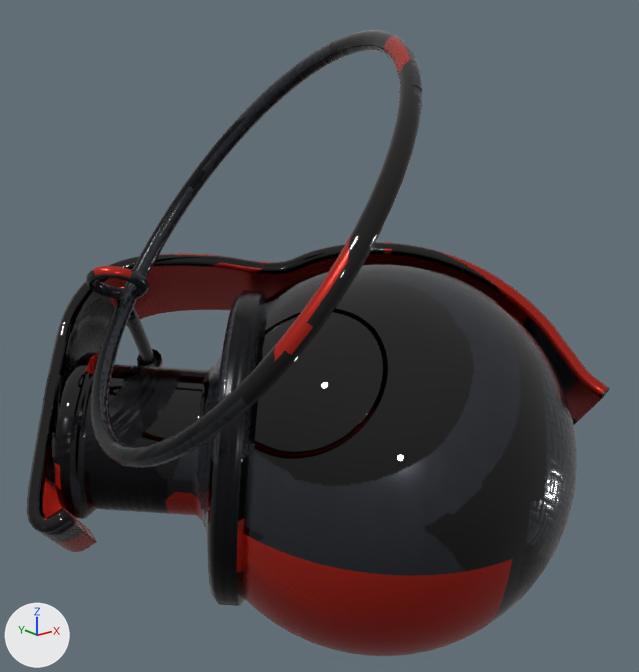
What one commit did to the glTF model assets/armas/fp/choque_carbono.glb.
One viewpoint serves both versions: a 50 mm lens placed at (0.4288, -0.0214, -0.4862), pointed at (0.5231, 0.0965, -0.5333). Lighting does not change. The marker at lower left points along +X, +Y and +Z. The first picture is the older version. Where no turn or scale is listed for an object, it has been applied to the vertices. Vertices at exactly the same position are counted once.

Objects in the first picture: 'granada'.
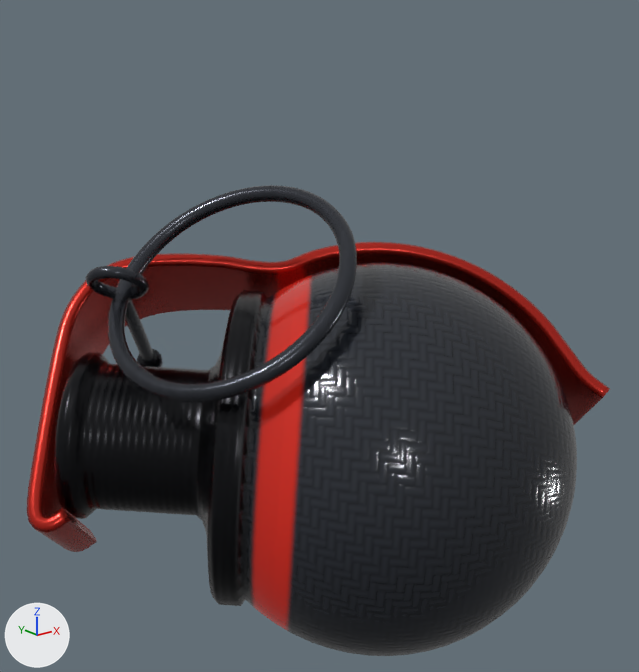
The newer file is also rescaled (x1.186), turned or shifted as a whole; pictures and numbers use the older file's frame.

The change, as a diff of the scene's bpy script:
```diff
--- a/assets/armas/fp/choque_carbono.glb.py
+++ b/assets/armas/fp/choque_carbono.glb.py
@@ me_granada @@
 # used by ob_granada; location = (0.0, -0.0065, -1.6258)
-me_granada.from_pydata(...)  # 2930 vertices, 5848 faces; spans x 0.4728..0.5714, y 0.0562..0.1488, z 1.0353..1.1435
+me_granada.from_pydata(...)  # 2930 vertices, 5848 faces; spans x 0.4728..0.5714, y 0.0598..0.1488, z 1.0353..1.1186
+# me_granada part 1: 560 of 2930 vertices moved; they spanned x 0.4748..0.5217, y 0.0562..0.1256, z 1.0862..1.1435 and now span x 0.4873..0.5231, y 0.0829..0.1257, z 1.0898..1.1186; mean shift (0.0069, 0.0135, -0.0107); largest move (0.5014, 0.0588, 1.1294) -> (0.5166, 0.0861, 1.1067)
+# me_granada part 2: texture (UV) coordinates of 5843 of 5848 faces, centred in x 0.473..0.5712, y 0.0563..0.1487, z 1.0354..1.1434, changed; they spanned u 0.0..0.98, v 0.0..1.0 and now span u 0.0..1.0, v 0.0..1.0
 me_granada.materials.append(mat_choque_carbono)
```

What differs and where, as boxes [x1, y1, x2, y2] in the pictures (639 x 672 px; the box of a moved part takes in the faces that stretch with it):
'granada', reshaped, surface changed (25% shorter): before [27, 30, 610, 656]; after [27, 185, 610, 656]
part 1 of me_granada, moved or reshaped: before [91, 30, 422, 468]; after [107, 185, 357, 402]
part 2 of me_granada, surface changed: before [27, 30, 610, 656]; after [27, 185, 610, 656]
